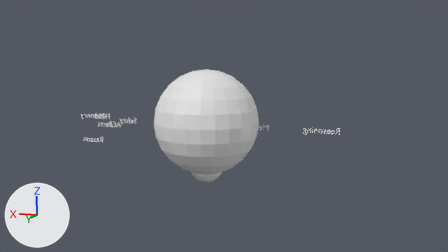
A saved change to the Blender file AGI_explainer/final_scene.blend.
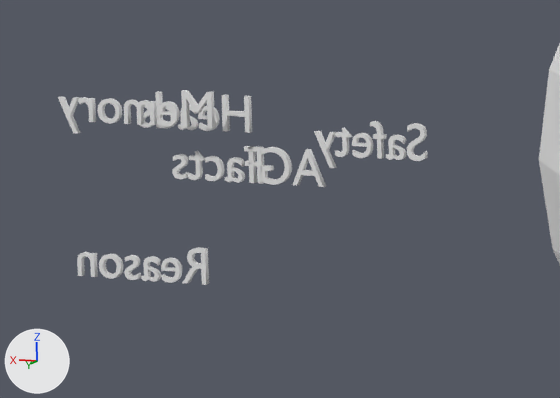
The first picture shows the older version from the file's camera 'Cam'. The close-ups show the older and then the newer version on the part from 16% to 35% of the width and 39% to 63% of the height of that picture. Only the edits that show in the close-ups are written down. The axes (+X, +Y, +Z) are drawn at lower left. The lights are the same throughout. The same objects are shown in both versions, whatever each file hides.

Script lines for the objects in view, before the commit:
```python
ob_agi_txt = bpy.data.objects.new('agi_txt', txt_agi_txt)
ob_agi_txt.location = (5.6, -1.4, 2.2)
ob_agi_txt.rotation_euler = (1.571, 0.0, 0.0)  # degrees (90, 0, 0)
ob_chip3_txt = bpy.data.objects.new('chip3_txt', txt_chip3_txt)
ob_chip3_txt.location = (5.0, -1.7, 2.4)
ob_chip3_txt.rotation_euler = (1.571, 0.0, 0.0)  # degrees (90, 0, 0)
ob_facts_txt = bpy.data.objects.new('facts_txt', txt_facts_txt)
ob_facts_txt.location = (6.2, -1.4, 2.2)
ob_facts_txt.rotation_euler = (1.571, 0.0, 0.0)  # degrees (90, 0, 0)
ob_globe = bpy.data.objects.new('globe', me_sphere_007)
ob_globe.location = (0.0, 0.0, 2.8)
ob_heads_txt = bpy.data.objects.new('heads_txt', txt_heads_txt)
ob_heads_txt.location = (6.4, -1.4, 2.6)
ob_heads_txt.rotation_euler = (1.571, 0.0, 0.0)  # degrees (90, 0, 0)
ob_lb0_txt = bpy.data.objects.new('lb0_txt', txt_lb0_txt)
ob_lb0_txt.location = (6.8, -1.2, 1.4)
ob_lb0_txt.rotation_euler = (1.571, 0.0, 0.0)  # degrees (90, 0, 0)
ob_lb1_txt = bpy.data.objects.new('lb1_txt', txt_lb1_txt)
ob_lb1_txt.location = (6.8, -1.2, 2.65)
ob_lb1_txt.rotation_euler = (1.571, 0.0, 0.0)  # degrees (90, 0, 0)
```
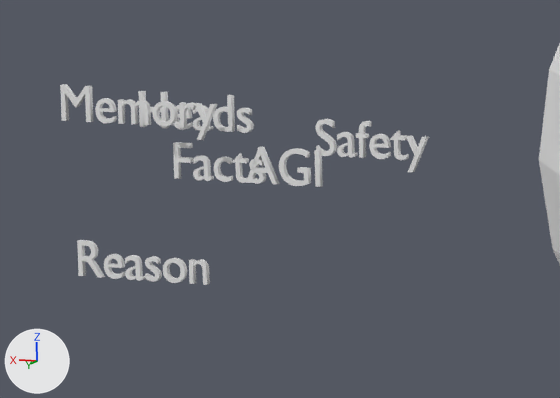
Location of each change, (x1, y1, x2, y2) in pixels of the close-ups (560 x 398 px):
'lb1_txt', turned: before (58, 90, 215, 133); after (60, 84, 217, 140)
'chip3_txt', turned: before (314, 121, 427, 168); after (316, 119, 429, 172)
'lb0_txt', turned: before (77, 248, 209, 285); after (77, 240, 210, 285)
'heads_txt', turned: before (140, 91, 252, 133); after (138, 91, 254, 133)
'facts_txt', turned: before (172, 146, 264, 184); after (173, 142, 266, 184)
'agi_txt', turned: before (248, 146, 326, 187); after (246, 147, 323, 187)

The change, as a list of edits to the scene's bpy script:
```text
Change ob_agi_txt:
    ob_agi_txt.rotation_euler: (1.571, 0.0, 0.0) -> (1.571, 0.0, 3.142)  # degrees (90, 0, 0) -> degrees (90, 0, 180)
Change ob_chip3_txt:
    ob_chip3_txt.rotation_euler: (1.571, 0.0, 0.0) -> (1.571, 0.0, 3.142)  # degrees (90, 0, 0) -> degrees (90, 0, 180)
Change ob_facts_txt:
    ob_facts_txt.rotation_euler: (1.571, 0.0, 0.0) -> (1.571, 0.0, 3.142)  # degrees (90, 0, 0) -> degrees (90, 0, 180)
Change ob_heads_txt:
    ob_heads_txt.rotation_euler: (1.571, 0.0, 0.0) -> (1.571, 0.0, 3.142)  # degrees (90, 0, 0) -> degrees (90, 0, 180)
Change ob_lb0_txt:
    ob_lb0_txt.rotation_euler: (1.571, 0.0, 0.0) -> (1.571, 0.0, 3.142)  # degrees (90, 0, 0) -> degrees (90, 0, 180)
Change ob_lb1_txt:
    ob_lb1_txt.rotation_euler: (1.571, 0.0, 0.0) -> (1.571, 0.0, 3.142)  # degrees (90, 0, 0) -> degrees (90, 0, 180)
```
